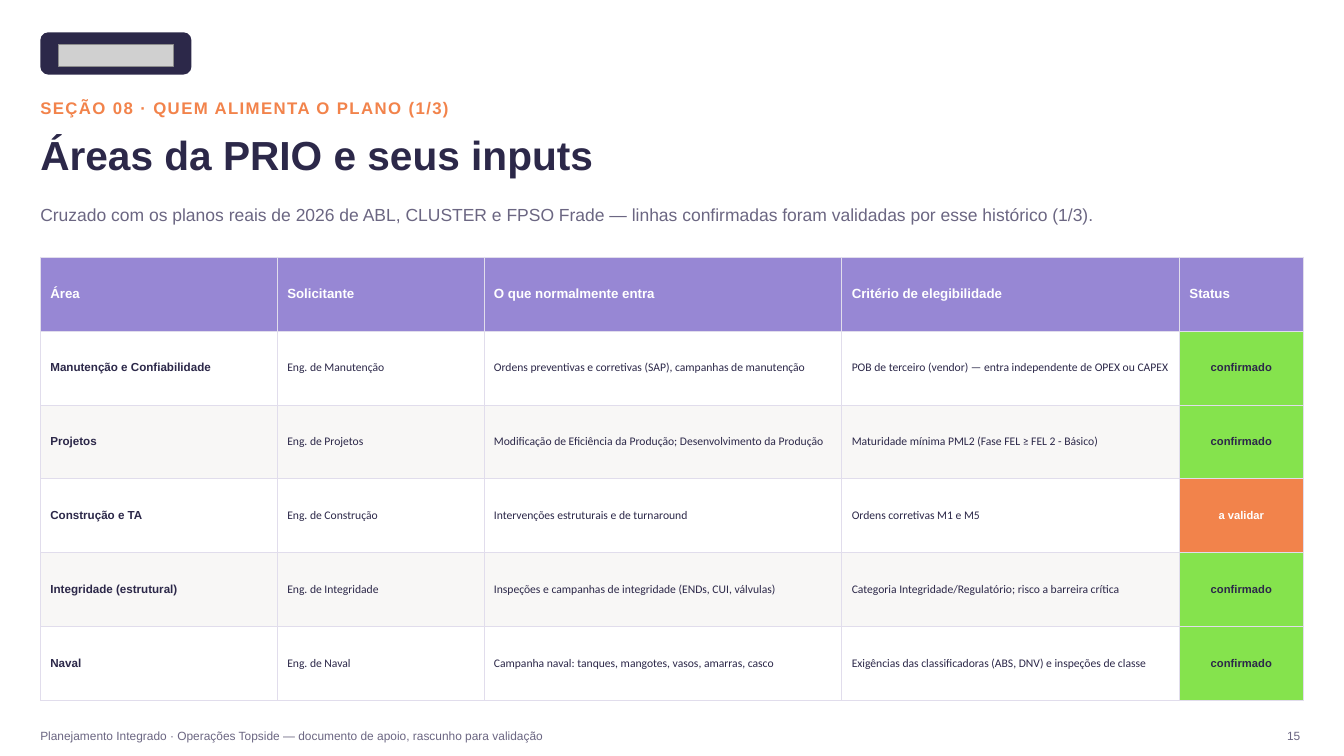
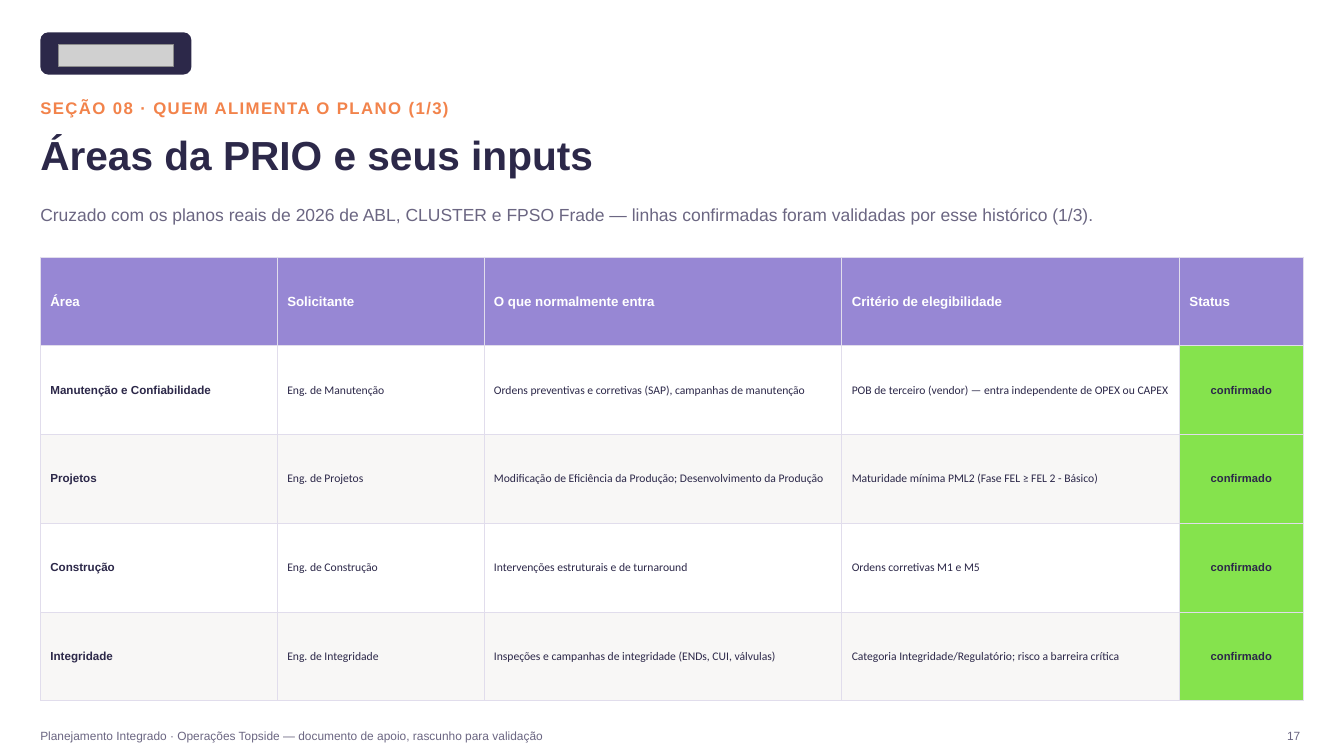
Before and after one commit to LucasRibaas/Planejamento, a slide deck: slide 18 of Planejamento_Integrado_Operacoes_Topside.pptx (slide 16 before the commit). Drawn at 1344x756 pixels with LibreOffice and Linux fonts; fonts in the diff are those of the drawing; grey boxes stand for pictures. Boxes give left, top, right and bottom in pixels: in the first picture for what was removed or moved away, otherwise in the second. Text is boxed around its words. In the diff, an @@ line names an element or a change of style, - is before the commit and + after.

```diff
--- a/Planejamento_Integrado_Operacoes_Topside.pptx
+++ b/Planejamento_Integrado_Operacoes_Topside.pptx
@@ table at box(40, 257, 1304, 701) @@
-row 4: Construção e TA | Eng. de Construção | Intervenções estruturais e de turnaround | Ordens corretivas M1 e M5 | a validar
-row 5: Integridade (estrutural) | Eng. de Integridade | Inspeções e campanhas de integridade (ENDs, CUI, válvulas) | Categoria Integridade/Regulatório; risco a barreira crítica | confirmado
-row 6: Naval | Eng. de Naval | Campanha naval: tanques, mangotes, vasos, amarras, casco | Exigências das classificadoras (ABS, DNV) e inspeções de classe | confirmado
+row 4: Construção | Eng. de Construção | Intervenções estruturais e de turnaround | Ordens corretivas M1 e M5 | confirmado
+row 5: Integridade | Eng. de Integridade | Inspeções e campanhas de integridade (ENDs, CUI, válvulas) | Categoria Integridade/Regulatório; risco a barreira crítica | confirmado
@@ text at box(1287, 732, 1300, 740): text changed @@
-15
+17
```
Also in this commit, not shown: 22 other slides changed, 2 slides added, 1 other file.
